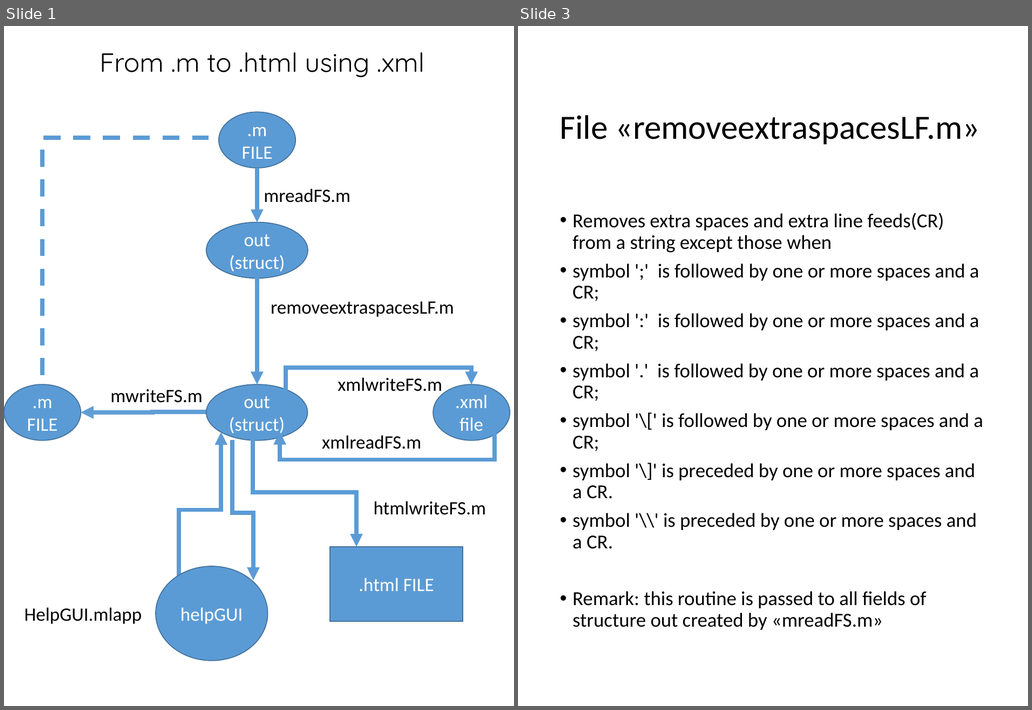
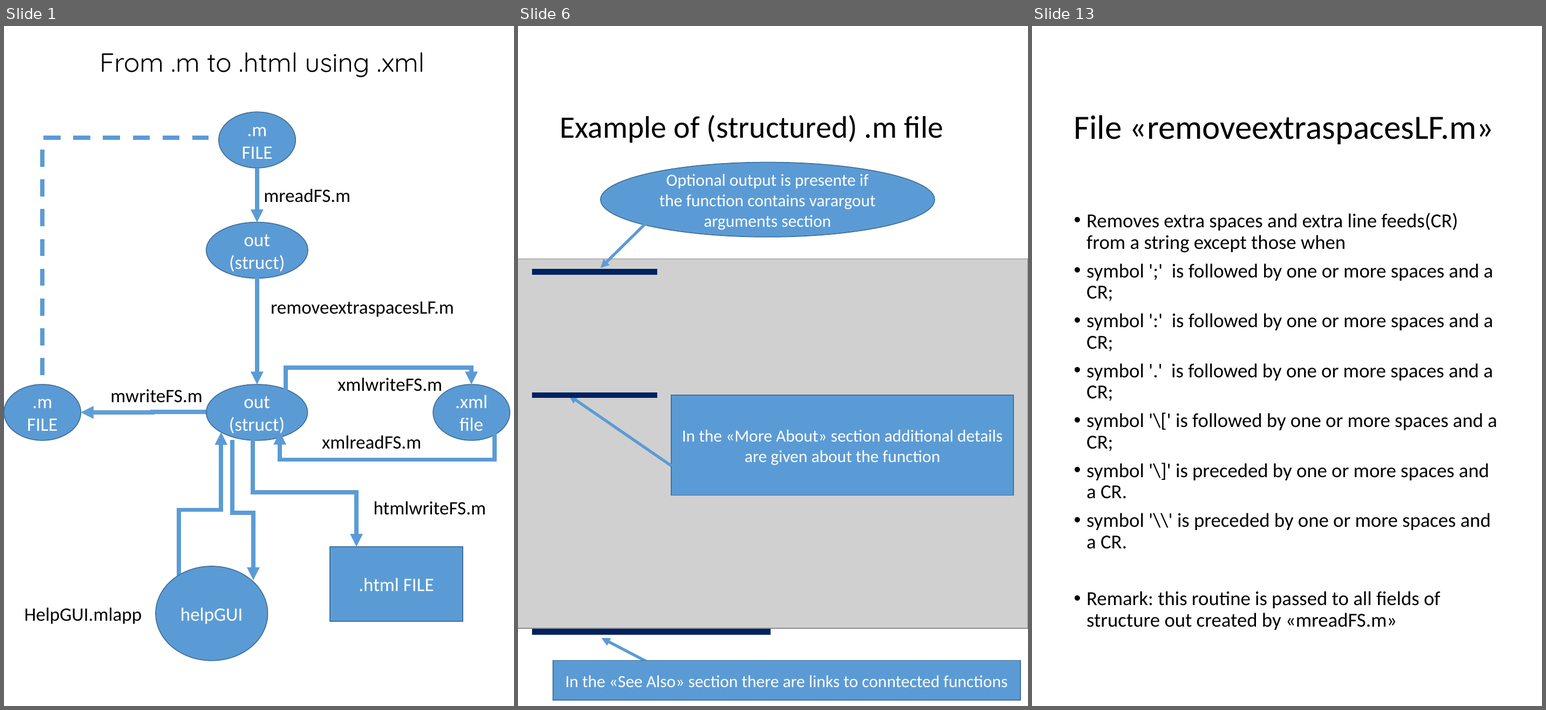
Before and after one commit to UniprJRC/FSDA, a slide deck: utilities_help/FlowChart.pptx. Shown side by side, each under a label of ours: slides 1 and 3 before the commit, slides 1, 6 and 13 after it; the slides between them are not shown. The pictures are 1032x710 and 1546x710 pixels, drawn with LibreOffice and Linux fonts; fonts in the diff are those of the drawing; grey boxes stand for pictures. Boxes give left, top, right and bottom in pixels: in the first picture for what was removed or moved away, otherwise in the second. Text is boxed around its words. In the diff, an @@ line names an element or a change of style, - is before the commit and + after.

Commit message:
updated FlowChart.pptx. MInor modifications to code to cope with wanted line feeds

```diff
--- a/utilities_help/FlowChart.pptx
+++ b/utilities_help/FlowChart.pptx
@@ slide 6 added at (x1=518, y1=26, x2=1028, y2=706), background #FFFFFF @@
@@ title added at (x1=560, y1=115, x2=944, y2=143), 33 pt, text #000000 @@
+Example of (structured) .m file
@@ ellipse added at (x1=600, y1=162, x2=934, y2=237), fill #5B9BD5, outline #43739E 1 pt, 18 pt, text #FFFFFF @@
+Optional output is presente if the function contains varargout arguments section
@@ arrow added from (656, 213) to (600, 268), #5B9BD5 3 pt @@
@@ picture added at (x1=518, y1=259, x2=1028, y2=629) @@
@@ line added from (532, 272) to (657, 272), #002060 6 pt @@
@@ line added from (532, 395) to (657, 395), #002060 6 pt @@
@@ arrow added from (672, 466) to (569, 395), #5B9BD5 3 pt @@
@@ rectangle added at (x1=672, y1=395, x2=1014, y2=495), fill #5B9BD5, outline #43739E 1 pt, 18 pt, text #FFFFFF @@
+In the «More About» section additional details are given about the function
@@ line added from (532, 632) to (657, 632), #002060 6 pt @@
@@ arrow added from (652, 665) to (602, 638), #5B9BD5 3 pt @@
@@ line added from (645, 632) to (770, 632), #002060 6 pt @@
@@ rectangle added at (x1=554, y1=661, x2=1021, y2=700), fill #5B9BD5, outline #43739E 1 pt, 18 pt, text #FFFFFF @@
+In the «See Also» section there are links to conntected functions
@@ what was slide 3 is now slide 13 @@
```
Also in this commit, not shown: 2 slides changed, 22 other slides added, 5 other files.
